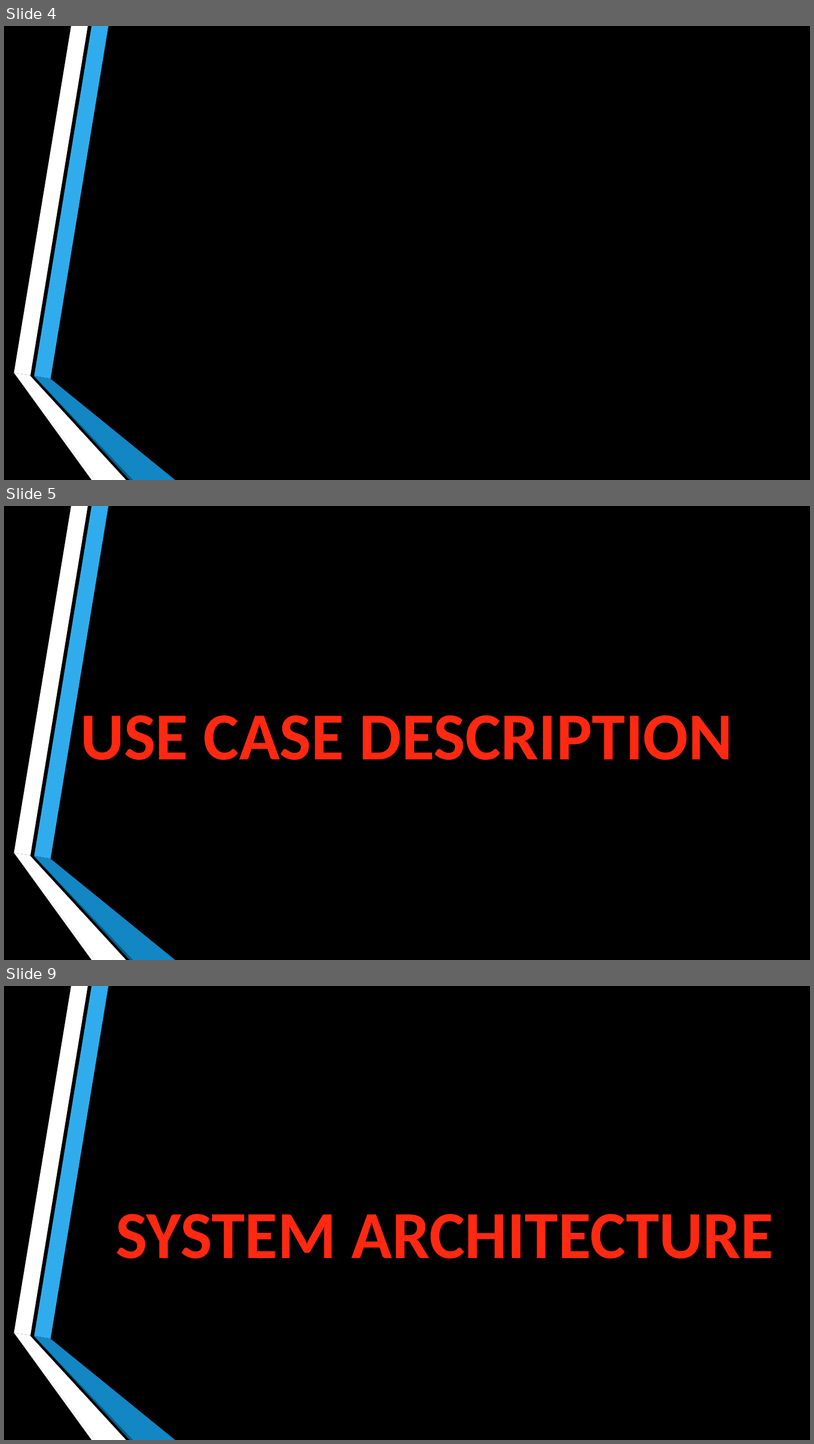
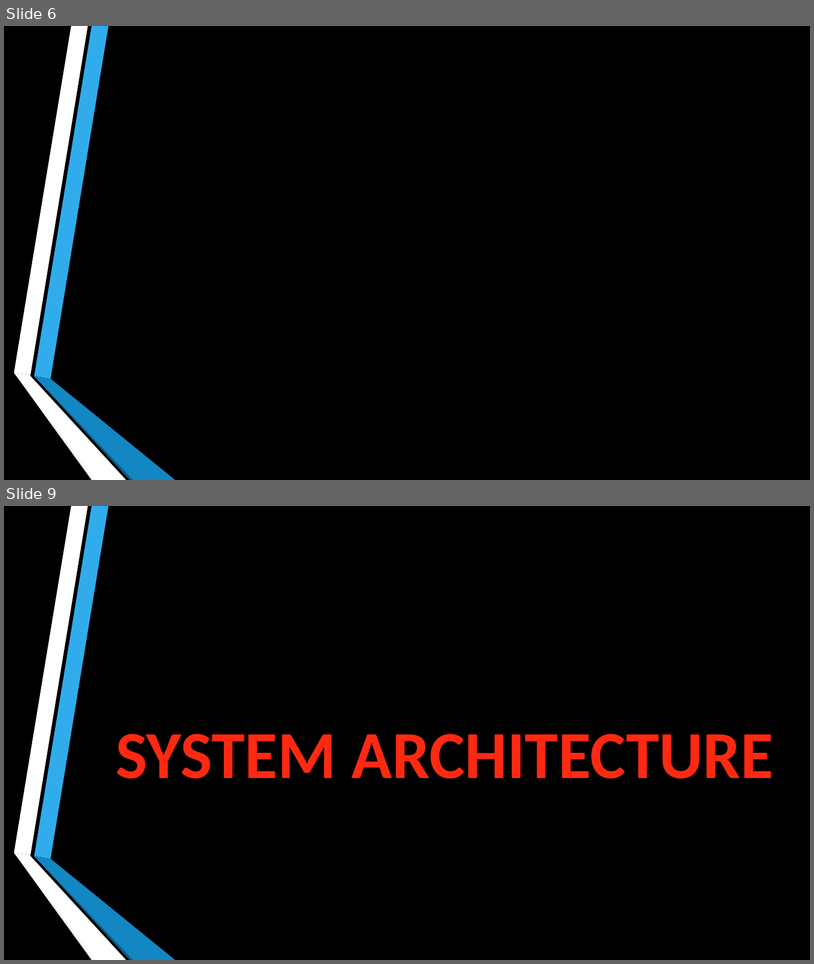
Before and after one commit to zebiba44/MUMScheduler-Team1, a slide deck: Technical documentation/Presentation/MUMSchedulerfinal.pptx. Shown one above the other, each under a label of ours: slides 4, 5 and 9 before the commit, slides 6 and 9 after it; the slides between them are not shown. The pictures are 814x1444 and 814x964 pixels, drawn with LibreOffice and Linux fonts; fonts in the diff are those of the drawing; background and template pictures are left out. Boxes give left, top, right and bottom in pixels: in the first picture for what was removed or moved away, otherwise in the second. Text is boxed around its words. In the diff, an @@ line names an element or a change of style, - is before the commit and + after.

```diff
--- a/Technical documentation/Presentation/MUMSchedulerfinal.pptx
+++ b/Technical documentation/Presentation/MUMSchedulerfinal.pptx
@@ slide 5 removed at (4, 506, 810, 960), background #000000; not listed: 6 template elements that a slide beside it also shows @@
@@ text removed at (80, 715, 733, 760) @@
-USE CASE DESCRIPTION
@@ what was slide 4 is now slide 6 @@
```
Also in this commit, not shown: 2 slides changed, 4 slides added, 9 other slides removed.
